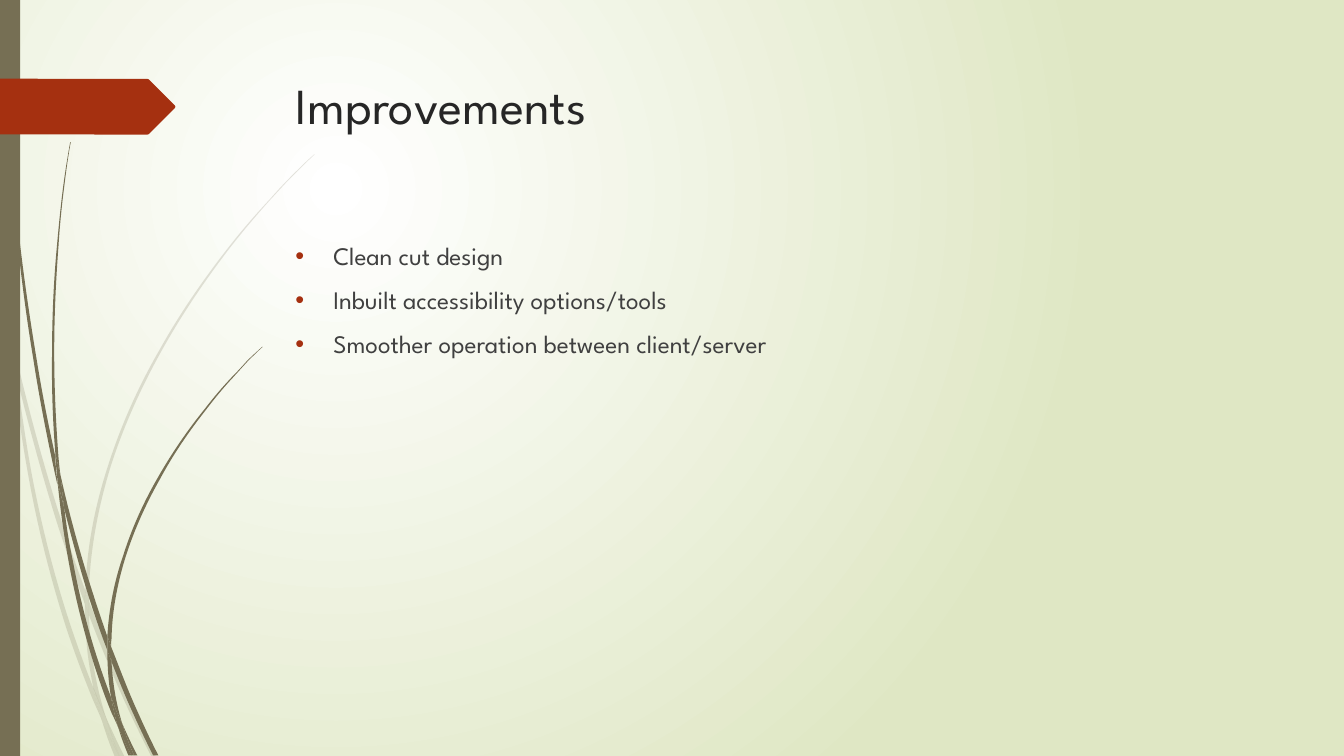
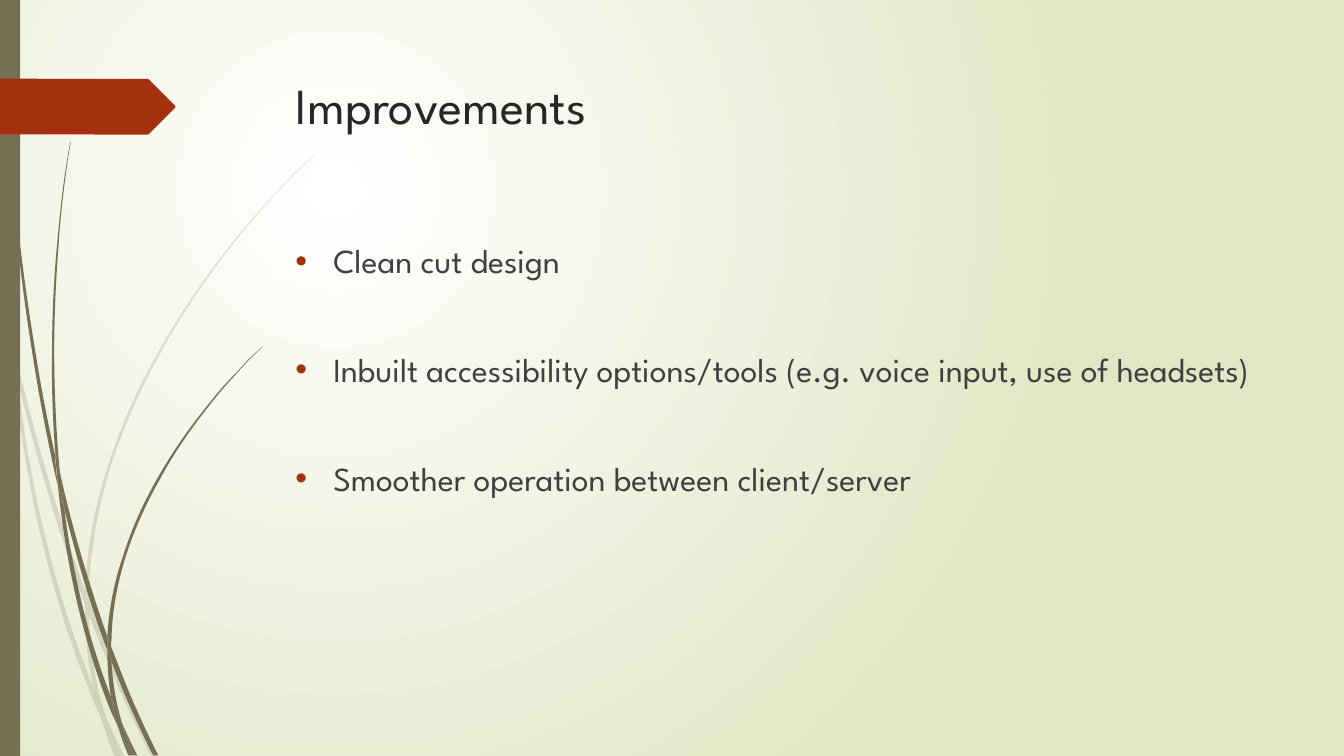
Before and after one commit to bournemouth17/team-5, a slide deck: slide 12 of RNLI.pptx. Drawn at 1344x756 pixels with LibreOffice and Linux fonts; fonts in the diff are those of the drawing. Boxes give left, top, right and bottom in pixels: in the first picture for what was removed or moved away, otherwise in the second. Text is boxed around its words. In the diff, an @@ line names an element or a change of style, - is before the commit and + after.

```diff
--- a/RNLI.pptx
+++ b/RNLI.pptx
@@ text at (333,250,911,498): size 18 to 24 pt in "Clean cut design", "Smoother operation between client/server" @@
@@ text at (333,358,1249,390): text changed; size 18 to 24 pt @@
-• Inbuilt accessibility options/tools
+• Inbuilt accessibility options/tools (e.g. voice input, use of headsets)
```
Also in this commit, not shown: 9 other slides changed.
